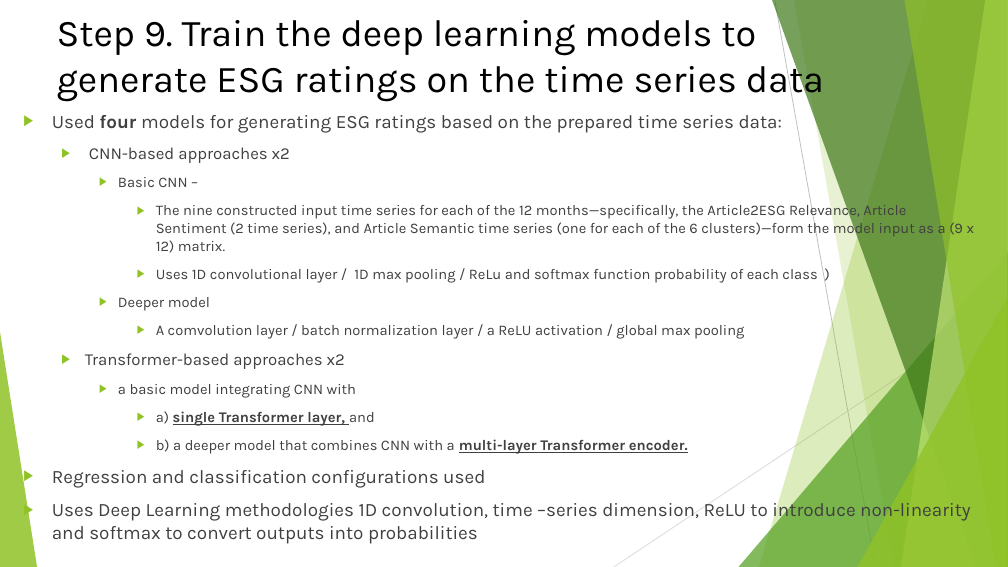
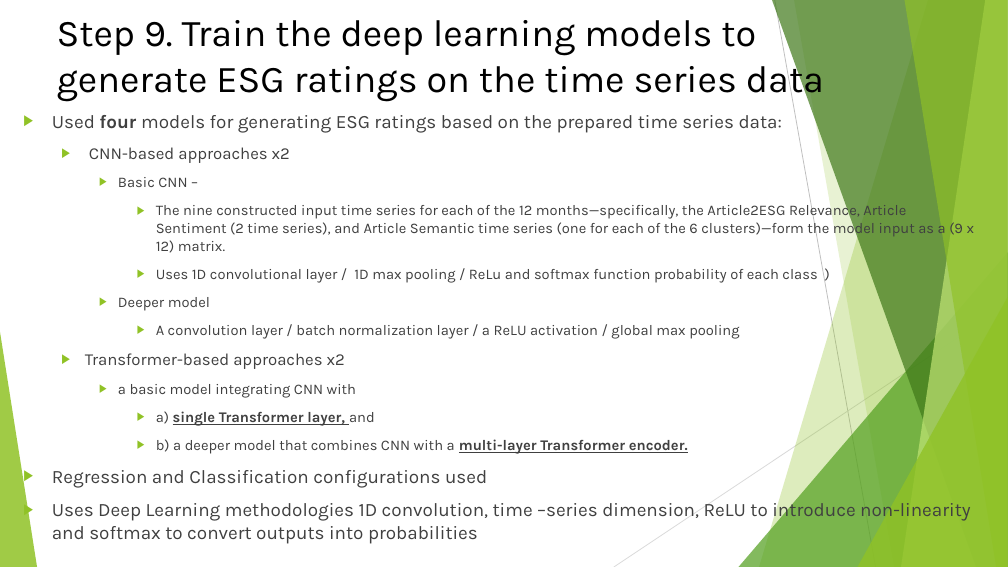
Before and after one commit to eamonnk/sci_res_lit_spec9997_john_sat, a slide deck: slide 24 of asgnmnts/assgmnt 1/final/spec9997_assgnmnt_1_eamonn_kelly_D24127620.pptx. Drawn at 1008x567 pixels with LibreOffice and Linux fonts; fonts in the diff are those of the drawing. Boxes give left, top, right and bottom in pixels: in the first picture for what was removed or moved away, otherwise in the second. Text is boxed around its words. In the diff, an @@ line names an element or a change of style, - is before the commit and + after.

```diff
--- a/asgnmnts/assgmnt 1/final/spec9997_assgnmnt_1_eamonn_kelly_D24127620.pptx
+++ b/asgnmnts/assgmnt 1/final/spec9997_assgnmnt_1_eamonn_kelly_D24127620.pptx
@@ text at bbox=[156, 325, 739, 339]: text changed @@
-      ▶ A comvolution layer / batch normalization layer / a ReLU activation / global max pooling
+      ▶ A convolution layer / batch normalization layer / a ReLU activation / global max pooling
@@ text at bbox=[52, 470, 487, 488]: text changed @@
-▶ Regression and classification configurations used
+▶ Regression and Classification configurations used
```
Also in this commit, not shown: 17 other slides changed, 10 other files.
